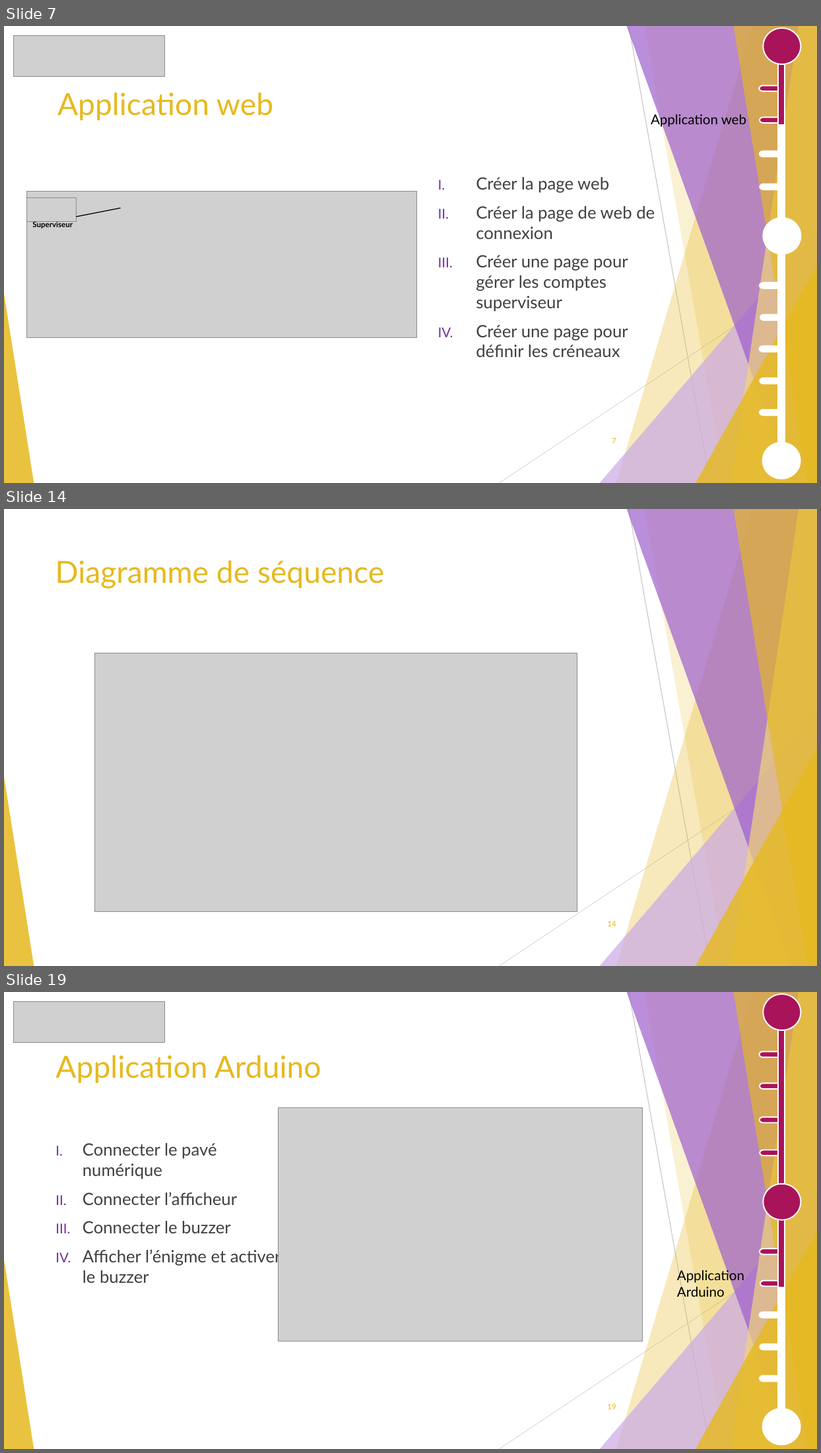
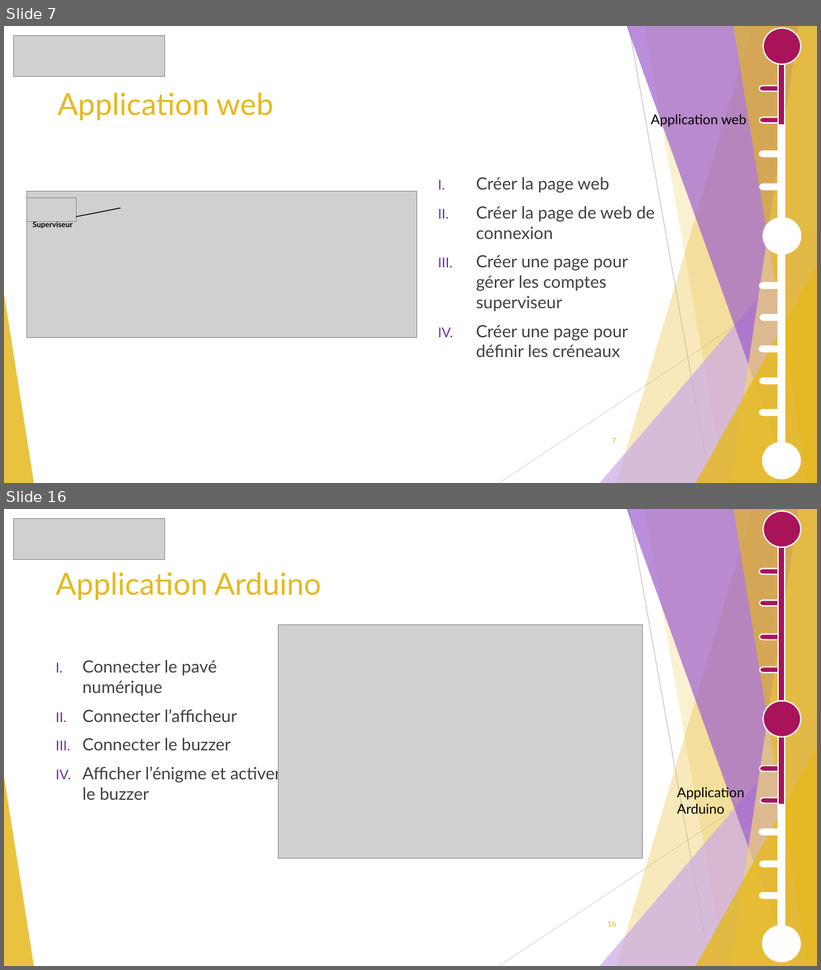
Before and after one commit to GuiguiMvn/Systeme-Escape-Game-Telethon, a slide deck: Cyril/Diapositives/Projet Théléton REVUE 2.pptx. Shown one above the other, each under a label of ours: slides 7, 14 and 19 before the commit, slides 7 and 16 after it; the slides between them are not shown. The pictures are 821x1453 and 821x970 pixels, drawn with LibreOffice and Linux fonts; fonts in the diff are those of the drawing; grey boxes stand for pictures. Boxes give left, top, right and bottom in pixels: in the first picture for what was removed or moved away, otherwise in the second. Text is boxed around its words. In the diff, an @@ line names an element or a change of style, - is before the commit and + after.

Commit message:
Maj diapo et diagramme de séquence

```diff
--- a/Cyril/Diapositives/Projet Théléton REVUE 2.pptx
+++ b/Cyril/Diapositives/Projet Théléton REVUE 2.pptx
@@ slide 14 removed at (4,509,817,966), background #FFFFFF; not listed: 10 template elements that a slide beside it also shows @@
@@ title removed at (55,560,384,589) @@
-Diagramme de séquence
@@ picture removed at (95,653,578,912) @@
@@ page number removed at (607,921,616,927) @@
-14
@@ what was slide 19 is now slide 16 @@
@@ page number at (607,921,616,927): text changed @@
-19
+16
```
Also in this commit, not shown: 16 slides changed, 2 other slides removed, 3 other files.
